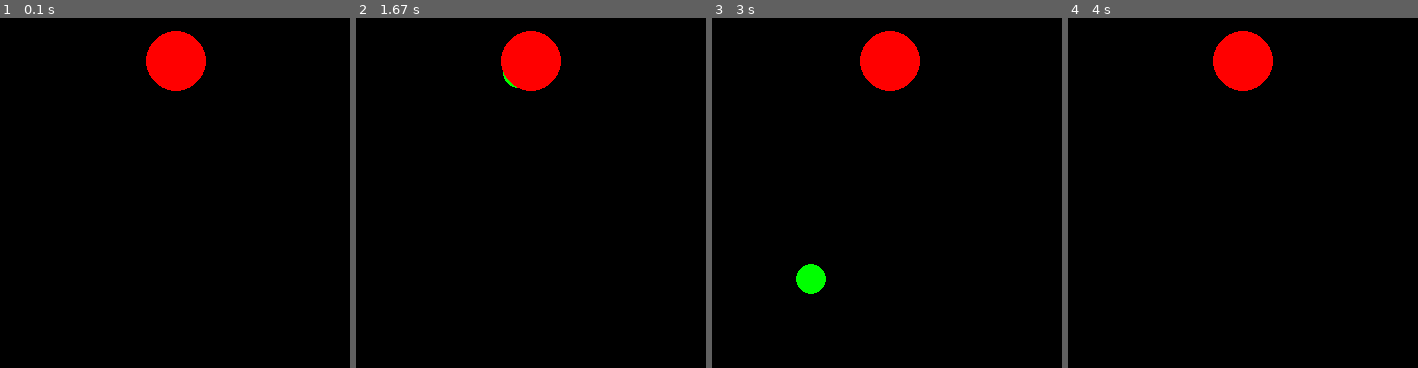
Above: before the commit, frames 1-4 (left to right).
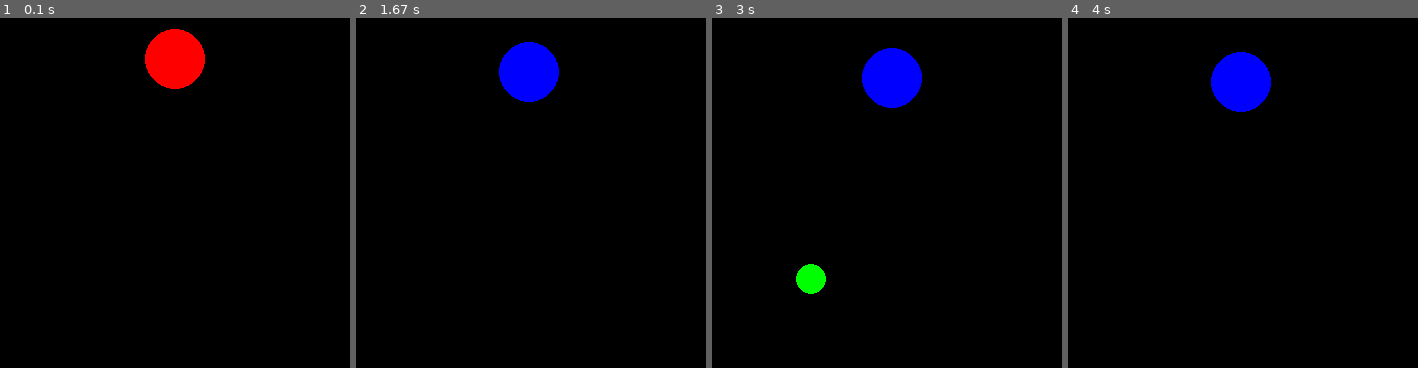
Above: after the commit, the same moments.

Repository: sagieppel/Pygame3
Game: pygame game, started from Lesson4.py
Same seed, same stepped clock (60 frames per second), same inputs: the game is played once before the commit and once after it.
Inputs (mouse positions are % of the whole screen's width and height, from its top left):
- Up to frame 1 (0.1 s): no input
- Up to frame 2 (1.67 s): click (50, 50) at 0.38 s; click (26, 51) at 0.75 s; click (87, 85) at 1.22 s; click (26, 30) at 1.55 s
- Up to frame 3 (3 s): click (50, 62) at 1.88 s; click (36, 29) at 2.22 s; click (85, 76) at 2.55 s; click (17, 60) at 2.88 s
- Up to frame 4 (4 s): click (21, 31) at 3.22 s; click (26, 68) at 3.55 s; click (86, 73) at 3.88 s
The pictures show only the part of the screen within x 3-53%, y 22-72%; the shares and areas given below are measured in that part.

The runs differ from the first frame. In frame 1, 0.2% of the frame differs, in the area x 41-59%, y 3-21%; in frame 2, 2.8%; in frame 3, 3.1%; in frame 4, 3.3%, in the area x 40-59%, y 3-27%.

Commit message:
Update Lesson4.py

Diff:
--- a/Lesson4.py
+++ b/Lesson4.py
@@ -13,13 +13,21 @@
 #------------------------------------------------
 def move():
   if enemy["x"]>x:
-      enemy["speedx"] = -0.1
+      enemy["speedx"] = -0.2
   else:
-       enemy["speedx"] = 0.1
+       enemy["speedx"] = 0.2
 
+  if enemy["y"]>y:
+      enemy["speedy"] = -0.2
+  else:
+       enemy["speedy"] = 0.2
+
+  if abs(enemy["x"]-x)< enemy["size"]:
+      if  abs(enemy["y"]-y)< enemy["size"]:
+            enemy["color"] = [0,0,255]
 
   enemy["x"]+=enemy["speedx"]
-  enemy["y"]=enemy["y"]+enemy["speedy"]
+  enemy["y"]+=enemy["speedy"]
   pygame.draw.circle(screen, enemy["color"] , [int(enemy["x"]),int(enemy["y"])], enemy["size"])
 #------------------------------------------------------------------
 
